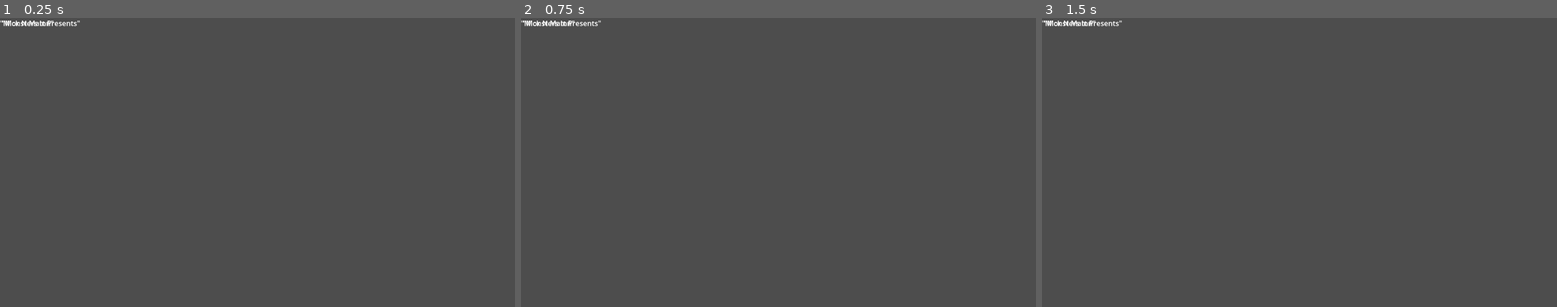
Above: before the commit, frames 1-3 (left to right).
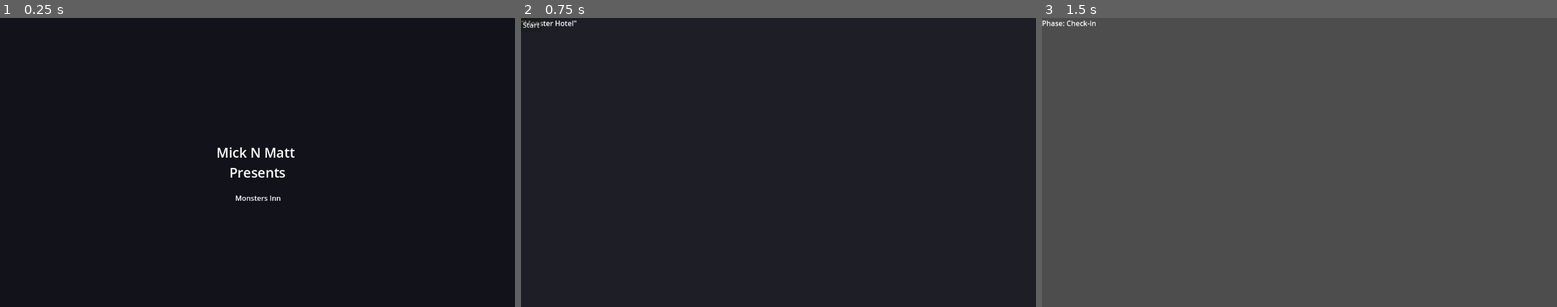
Above: after the commit, the same moments.

Repository: mwhittaker1/monsters_inn
Game: Godot game, scene res://scenes/Splash.tscn
Two runs of this game, one before a commit and one after it. Both use one fixed random seed, a clock stepped at 60 frames per second and the inputs below.
Inputs (mouse positions are in pixels of both pictures, inside the frame that each line leads up to):
- Up to frame 1 (0.25 s): no input
- Up to frame 2 (0.75 s): tap Enter (ui_accept) at 0.5 s; hold Right (ui_right) from 0.53 s (still down); hold Enter (ui_accept) from 0.53 s (still down)
- Up to frame 3 (1.5 s): release Right (ui_right) at 1.25 s; release Enter (ui_accept) at 1.25 s; click (1052, 23) at 1.25 s, where only the run after the commit has a clickable "Start"

The runs differ from the first frame. In frame 1, 100% of the frame differs, in the area x 0-100%, y 0-100%; in frame 2, 100%; in frame 3, 0.2%.
Error after the commit: Trying to assign value of type 'AudioStreamPlayer2D' to a variable of type 'AudioStreamPlayer'. (res://scripts/AudioManager.gd:4)

Commit message:
splash screen working, main menu working (layout incorrect). Audio manager issues in game.

Diff:
--- a/scenes/MainMenu.tscn
+++ b/scenes/MainMenu.tscn
@@ -1,10 +1,23 @@
-[gd_scene format=3 uid="uid://dquih1milqno3"]
+[gd_scene load_steps=2 format=3 uid="uid://dquih1milqno3"]
 
-[node name="MainMenu" type="Node2D"]
+[ext_resource type="Script" uid="uid://b6m0t2di65fq4" path="res://scripts/MainMenu.gd" id="1_yqorp"]
+
+[node name="MainMenu" type="Control"]
+layout_mode = 3
+anchors_preset = 15
+anchor_right = 1.0
+anchor_bottom = 1.0
+grow_horizontal = 2
+grow_vertical = 2
+script = ExtResource("1_yqorp")
 
 [node name="BG" type="ColorRect" parent="."]
-offset_right = 40.0
-offset_bottom = 40.0
+layout_mode = 1
+anchors_preset = 15
+anchor_right = 1.0
+anchor_bottom = 1.0
+grow_horizontal = 2
+grow_vertical = 2
 color = Color(0.117647, 0.121569, 0.14902, 1)
 
 [node name="Title" type="Label" parent="."]
@@ -13,7 +26,7 @@
 text = "\"Monster Hotel\""
 horizontal_alignment = 1
 
-[node name="Startbutton" type="Button" parent="."]
+[node name="StartButton" type="Button" parent="."]
 offset_right = 8.0
 offset_bottom = 8.0
 text = "Start"
--- a/scenes/Splash.tscn
+++ b/scenes/Splash.tscn
@@ -1,8 +1,18 @@
-[gd_scene format=3 uid="uid://2c5y7rxcov4g"]
+[gd_scene load_steps=2 format=3 uid="uid://2c5y7rxcov4g"]
 
-[node name="Splash" type="Node2D"]
+[ext_resource type="Script" uid="uid://cjccc7lngmt5r" path="res://scripts/Splash.gd" id="1_y4yub"]
+
+[node name="Splash" type="Control"]
+layout_mode = 3
+anchors_preset = 15
+anchor_right = 1.0
+anchor_bottom = 1.0
+grow_horizontal = 2
+grow_vertical = 2
+script = ExtResource("1_y4yub")
 
 [node name="BG" type="ColorRect" parent="."]
+layout_mode = 1
 anchors_preset = 15
 anchor_right = 1.0
 anchor_bottom = 1.0
@@ -11,13 +21,27 @@
 color = Color(0.0705882, 0.0745098, 0.101961, 1)
 
 [node name="Title" type="Label" parent="."]
-offset_right = 40.0
-offset_bottom = 23.0
-text = "\"Mick N Matt Presents\""
+layout_mode = 1
+anchors_preset = 15
+anchor_right = 1.0
+anchor_bottom = 1.0
+grow_horizontal = 2
+grow_vertical = 2
+theme_override_font_sizes/font_size = 30
+text = "Mick N Matt
+Presents"
 horizontal_alignment = 1
+vertical_alignment = 1
 
 [node name="Subtitle" type="Label" parent="."]
-offset_right = 40.0
-offset_bottom = 23.0
-text = " \"Monsters Inn\""
+layout_mode = 1
+anchors_preset = 15
+anchor_right = 1.0
+anchor_bottom = 1.0
+offset_top = 80.0
+offset_bottom = 80.0
+grow_horizontal = 2
+grow_vertical = 2
+text = " Monsters Inn"
 horizontal_alignment = 1
+vertical_alignment = 1
--- a/scenes/game.tscn
+++ b/scenes/game.tscn
@@ -16,7 +16,7 @@
 position = Vector2(64, 64)
 script = ExtResource("2_yqjtg")
 
-[node name="AudioManager" type="Node" parent="."]
+[node name="AudioManager" type="AudioStreamPlayer2D" parent="."]
 script = ExtResource("1_uwrxv")
 
 [node name="BGM" type="AudioStreamPlayer2D" parent="AudioManager"]
--- a/scripts/MainMenu.gd
+++ b/scripts/MainMenu.gd
@@ -1,7 +1,13 @@
 extends Control
 
+@onready var start_btn: Button = get_node_or_null("StartButton")
+
 func _ready() -> void:
-	$StartButton.pressed.connect(_on_start_pressed)
+	# connect once; avoids editor wiring mistakes
+	if not start_btn.pressed.is_connected(_on_start_pressed):
+		start_btn.pressed.connect(_on_start_pressed)
 
 func _on_start_pressed() -> void:
-	get_tree().change_scene_to_file("res://scenes/Game.tscn")
+	# NOTE: your file is `game.tscn` (lowercase g) in your screenshot.
+	get_tree().change_scene_to_file("res://scenes/game.tscn")
+	print("Start pressed")
--- a/scripts/Splash.gd
+++ b/scripts/Splash.gd
@@ -2,12 +2,12 @@
 
 # Simple 1.5s splash then go to main menu
 @export var hold_time: float = 1.5
-var _timer := 0.0
+var t := 0.0
 
 func _ready() -> void:
 	set_process(true)
 
-func _process(delta: float) -> void:
-	_timer += delta
-	if _timer >= hold_time or Input.is_action_just_pressed("ui_accept"):
+func _process(delta):
+	t += delta
+	if t >= hold_time or Input.is_action_just_pressed("ui_accept"):
 		get_tree().change_scene_to_file("res://scenes/MainMenu.tscn")
